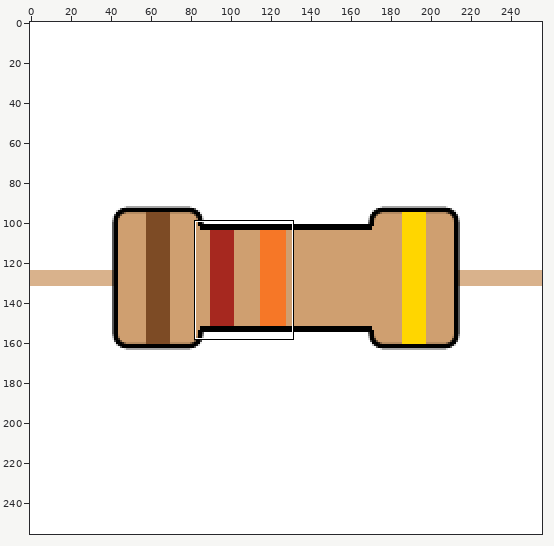
Sprite sheet, stored at CAPTCHA/resistor/part_4_3.png. The picture above shows the old version from afar; the outline marks the close-up.
Close-up. The starting point:
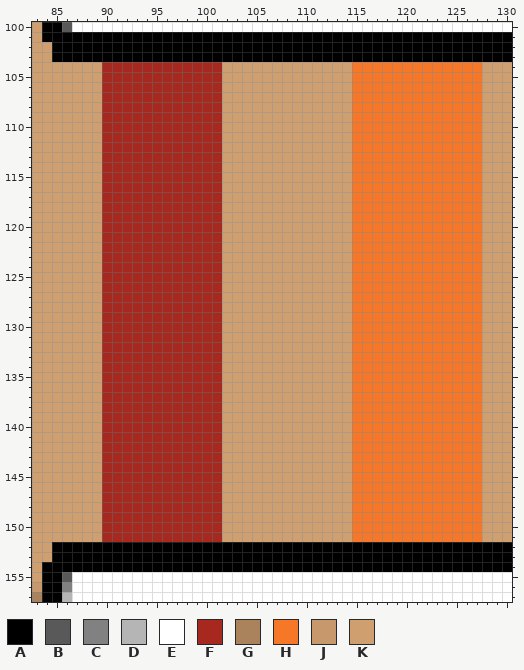
The file is 256x256 pixels. Colours within 5 levels of each other are drawn and written as one. Shown: x 83..130, y 100..157.
Palette (. is transparent): A #000000  B #595959  C #818181  D #b5b5b5  E #ffffff  F #a6281f  G #aa825c  H #f67727  J #c6986b  K #cf9f70
Pixels before, first column x 83:
100 KAABEEEEEEEEEEEEEEEEEEEEEEEEEEEEEEEEEEEEEEEEEEEE
101 KAAAAAAAAAAAAAAAAAAAAAAAAAAAAAAAAAAAAAAAAAAAAAAA
102 KKAAAAAAAAAAAAAAAAAAAAAAAAAAAAAAAAAAAAAAAAAAAAAA
103 KKAAAAAAAAAAAAAAAAAAAAAAAAAAAAAAAAAAAAAAAAAAAAAA
104 KKKKKKKFFFFFFFFFFFFKKKKKKKKKKKKKHHHHHHHHHHHHHKKK
105 KKKKKKKFFFFFFFFFFFFKKKKKKKKKKKKKHHHHHHHHHHHHHKKK
106 KKKKKKKFFFFFFFFFFFFKKKKKKKKKKKKKHHHHHHHHHHHHHKKK
107 KKKKKKKFFFFFFFFFFFFKKKKKKKKKKKKKHHHHHHHHHHHHHKKK
108 KKKKKKKFFFFFFFFFFFFKKKKKKKKKKKKKHHHHHHHHHHHHHKKK
109 KKKKKKKFFFFFFFFFFFFKKKKKKKKKKKKKHHHHHHHHHHHHHKKK
110 KKKKKKKFFFFFFFFFFFFKKKKKKKKKKKKKHHHHHHHHHHHHHKKK
111 KKKKKKKFFFFFFFFFFFFKKKKKKKKKKKKKHHHHHHHHHHHHHKKK
112 KKKKKKKFFFFFFFFFFFFKKKKKKKKKKKKKHHHHHHHHHHHHHKKK
113 KKKKKKKFFFFFFFFFFFFKKKKKKKKKKKKKHHHHHHHHHHHHHKKK
114 KKKKKKKFFFFFFFFFFFFKKKKKKKKKKKKKHHHHHHHHHHHHHKKK
115 KKKKKKKFFFFFFFFFFFFKKKKKKKKKKKKKHHHHHHHHHHHHHKKK
116 KKKKKKKFFFFFFFFFFFFKKKKKKKKKKKKKHHHHHHHHHHHHHKKK
117 KKKKKKKFFFFFFFFFFFFKKKKKKKKKKKKKHHHHHHHHHHHHHKKK
118 KKKKKKKFFFFFFFFFFFFKKKKKKKKKKKKKHHHHHHHHHHHHHKKK
119 KKKKKKKFFFFFFFFFFFFKKKKKKKKKKKKKHHHHHHHHHHHHHKKK
120 KKKKKKKFFFFFFFFFFFFKKKKKKKKKKKKKHHHHHHHHHHHHHKKK
121 KKKKKKKFFFFFFFFFFFFKKKKKKKKKKKKKHHHHHHHHHHHHHKKK
122 KKKKKKKFFFFFFFFFFFFKKKKKKKKKKKKKHHHHHHHHHHHHHKKK
123 KKKKKKKFFFFFFFFFFFFKKKKKKKKKKKKKHHHHHHHHHHHHHKKK
124 KKKKKKKFFFFFFFFFFFFKKKKKKKKKKKKKHHHHHHHHHHHHHKKK
125 KKKKKKKFFFFFFFFFFFFKKKKKKKKKKKKKHHHHHHHHHHHHHKKK
126 KKKKKKKFFFFFFFFFFFFKKKKKKKKKKKKKHHHHHHHHHHHHHKKK
127 KKKKKKKFFFFFFFFFFFFKKKKKKKKKKKKKHHHHHHHHHHHHHKKK
128 KKKKKKKFFFFFFFFFFFFKKKKKKKKKKKKKHHHHHHHHHHHHHKKK
129 KKKKKKKFFFFFFFFFFFFKKKKKKKKKKKKKHHHHHHHHHHHHHKKK
130 KKKKKKKFFFFFFFFFFFFKKKKKKKKKKKKKHHHHHHHHHHHHHKKK
131 KKKKKKKFFFFFFFFFFFFKKKKKKKKKKKKKHHHHHHHHHHHHHKKK
132 KKKKKKKFFFFFFFFFFFFKKKKKKKKKKKKKHHHHHHHHHHHHHKKK
133 KKKKKKKFFFFFFFFFFFFKKKKKKKKKKKKKHHHHHHHHHHHHHKKK
134 KKKKKKKFFFFFFFFFFFFKKKKKKKKKKKKKHHHHHHHHHHHHHKKK
135 KKKKKKKFFFFFFFFFFFFKKKKKKKKKKKKKHHHHHHHHHHHHHKKK
136 KKKKKKKFFFFFFFFFFFFKKKKKKKKKKKKKHHHHHHHHHHHHHKKK
137 KKKKKKKFFFFFFFFFFFFKKKKKKKKKKKKKHHHHHHHHHHHHHKKK
138 KKKKKKKFFFFFFFFFFFFKKKKKKKKKKKKKHHHHHHHHHHHHHKKK
139 KKKKKKKFFFFFFFFFFFFKKKKKKKKKKKKKHHHHHHHHHHHHHKKK
140 KKKKKKKFFFFFFFFFFFFKKKKKKKKKKKKKHHHHHHHHHHHHHKKK
141 KKKKKKKFFFFFFFFFFFFKKKKKKKKKKKKKHHHHHHHHHHHHHKKK
142 KKKKKKKFFFFFFFFFFFFKKKKKKKKKKKKKHHHHHHHHHHHHHKKK
143 KKKKKKKFFFFFFFFFFFFKKKKKKKKKKKKKHHHHHHHHHHHHHKKK
144 KKKKKKKFFFFFFFFFFFFKKKKKKKKKKKKKHHHHHHHHHHHHHKKK
145 KKKKKKKFFFFFFFFFFFFKKKKKKKKKKKKKHHHHHHHHHHHHHKKK
146 KKKKKKKFFFFFFFFFFFFKKKKKKKKKKKKKHHHHHHHHHHHHHKKK
147 KKKKKKKFFFFFFFFFFFFKKKKKKKKKKKKKHHHHHHHHHHHHHKKK
148 KKKKKKKFFFFFFFFFFFFKKKKKKKKKKKKKHHHHHHHHHHHHHKKK
149 KKKKKKKFFFFFFFFFFFFKKKKKKKKKKKKKHHHHHHHHHHHHHKKK
150 KKKKKKKFFFFFFFFFFFFKKKKKKKKKKKKKHHHHHHHHHHHHHKKK
151 KKKKKKKFFFFFFFFFFFFKKKKKKKKKKKKKHHHHHHHHHHHHHKKK
152 KKAAAAAAAAAAAAAAAAAAAAAAAAAAAAAAAAAAAAAAAAAAAAAA
153 KKAAAAAAAAAAAAAAAAAAAAAAAAAAAAAAAAAAAAAAAAAAAAAA
154 KAAAAAAAAAAAAAAAAAAAAAAAAAAAAAAAAAAAAAAAAAAAAAAA
155 KAABEEEEEEEEEEEEEEEEEEEEEEEEEEEEEEEEEEEEEEEEEEEE
156 JAACEEEEEEEEEEEEEEEEEEEEEEEEEEEEEEEEEEEEEEEEEEEE
157 GAADEEEEEEEEEEEEEEEEEEEEEEEEEEEEEEEEEEEEEEEEEEEE
The same view after the edit:
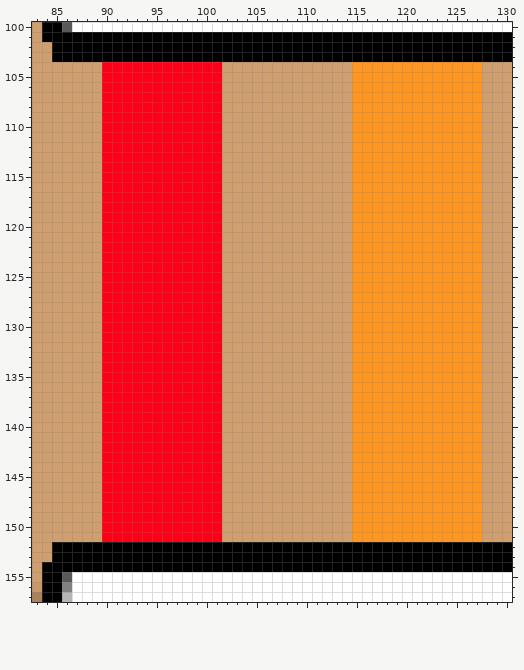
Change:
{"colour":"F","old":"#a6281f","new":"#fd0017"}
{"colour":"H","old":"#f67727","new":"#fd9721"}
